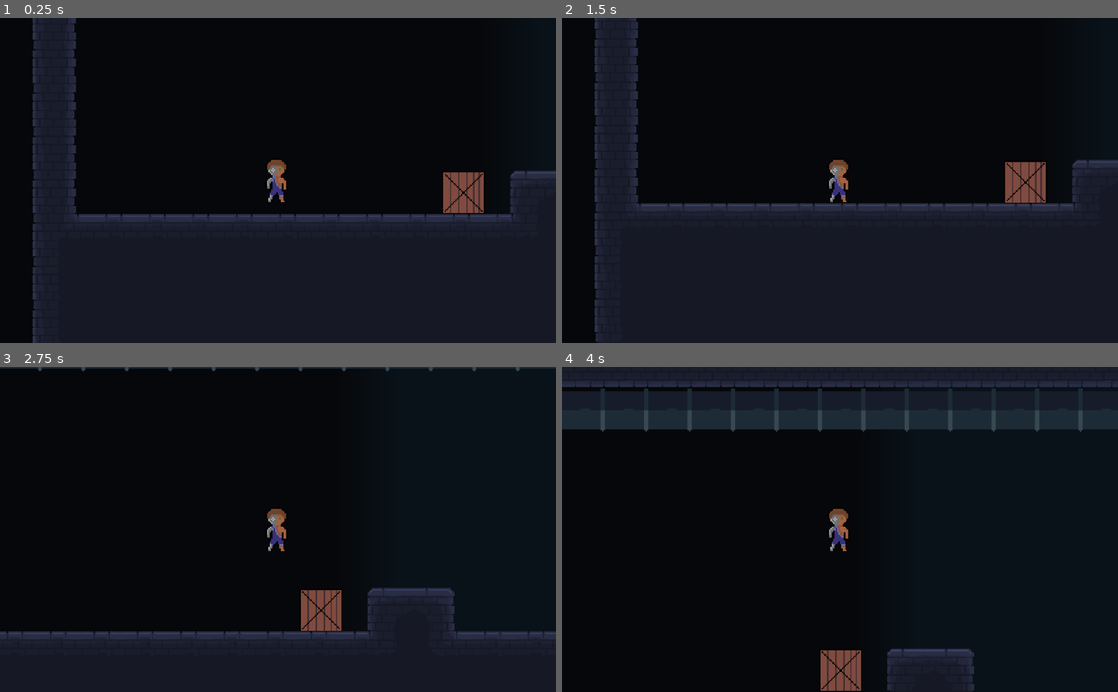
Above: before the commit, frames 1-4 (two rows, left to right).
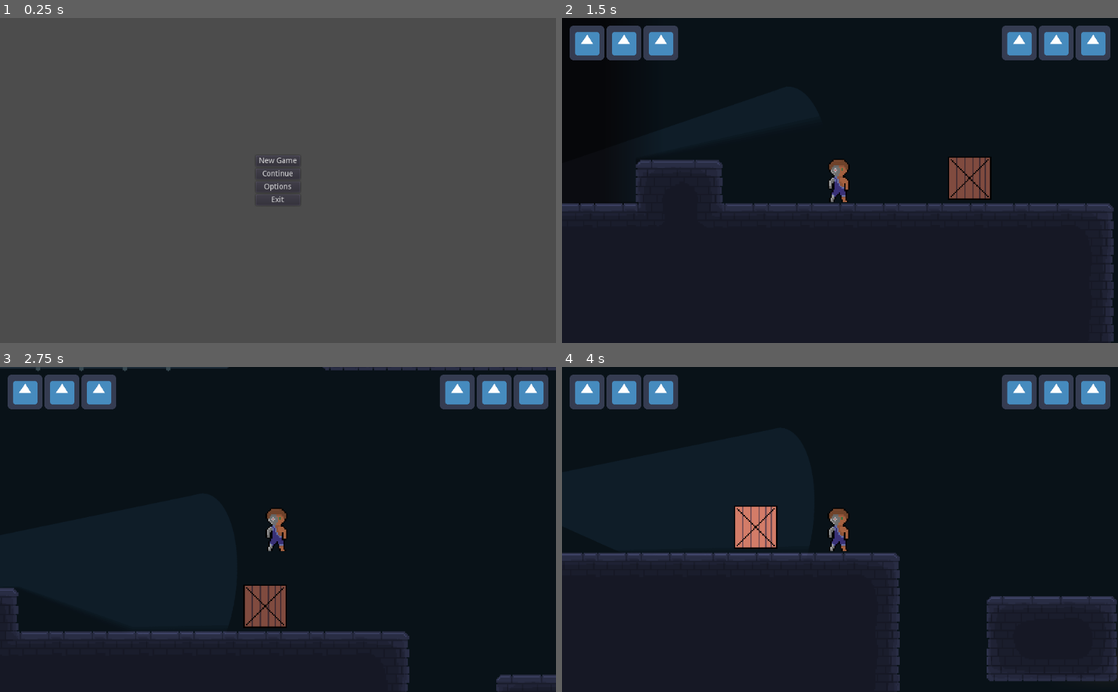
Above: after the commit, the same moments.

Repository: MyNameIsntBob/Lab12b
Game: Godot game, scene res://Scenes/MainMenu.tscn
Same seed, same stepped clock (60 frames per second), same inputs: the game is played once before the commit and once after it. Before the commit the project starts from res://Scenes/Main.tscn. The engine's default icon, where the game draws it, is replaced by a stand-in: a white triangle on a blue panel in a dark square.
Inputs (mouse positions are in pixels of both pictures, inside the frame that each line leads up to):
- Up to frame 1 (0.25 s): no input
- Up to frame 2 (1.5 s): click (840, 187) at 0.5 s, where only the run after the commit has a clickable "Options"; click (840, 161) at 1.25 s, where only the run after the commit has a clickable "New Game"
- Up to frame 3 (2.75 s): hold Right (ui_right) from 2.03 s (still down); hold Space (ui_jump) from 2.03 s (still down); tap E (ui_interact) at 2.1 s
- Up to frame 4 (4 s): release Space (ui_jump) at 2.78 s; tap Space (ui_jump) at 2.85, 3.02, 3.32 s; tap E (ui_interact) at 3.05, 3.6 s; release Right (ui_right) at 3.53 s; hold Left (ui_left) from 3.53 s (still down); hold Space (ui_jump) from 3.53 s (still down)

The runs differ from the first frame. In frame 1, 100% of the frame differs, in the area x 0-100%, y 0-100%; in frame 2, 17%; in frame 3, 21%; in frame 4, 52%.

Commit message:
adding saving system, ui, power unlocking

Diff:
--- a/Prefabs/Bullet.tscn
+++ b/Prefabs/Bullet.tscn
@@ -3,11 +3,12 @@
 [ext_resource path="res://Art/grappleLine.png" type="Texture" id=1]
 [ext_resource path="res://Scripts/Bullet.gd" type="Script" id=2]
 
-
 [sub_resource type="RectangleShape2D" id=1]
 extents = Vector2( 7.9375, 0.46875 )
 
 [node name="KinematicBody2D" type="KinematicBody2D"]
+collision_layer = 0
+collision_mask = 36
 script = ExtResource( 2 )
 
 [node name="CollisionShape2D" type="CollisionShape2D" parent="."]
--- a/Prefabs/Enemy.tscn
+++ b/Prefabs/Enemy.tscn
@@ -9,8 +9,8 @@
 
 [node name="Enemy" type="KinematicBody2D"]
 scale = Vector2( 0.4, 0.4 )
-collision_layer = 4
-collision_mask = 5
+collision_layer = 64
+collision_mask = 33
 script = ExtResource( 2 )
 
 [node name="CollisionShape2D" type="CollisionShape2D" parent="."]
@@ -24,7 +24,7 @@
 [node name="Area2D" type="Area2D" parent="FlashLight"]
 visible = false
 collision_layer = 4
-collision_mask = 4
+collision_mask = 32
 
 [node name="CollisionPolygon2D" type="CollisionPolygon2D" parent="FlashLight/Area2D"]
 polygon = PoolVector2Array( 10.6032, -11.0395, 503.488, -177.285, 563.162, 0.426445, 502.097, 161.737, 10.6032, 8.62693 )
--- a/Prefabs/Crate.tscn
+++ b/Prefabs/Interactable/Crate.tscn
@@ -1,6 +1,7 @@
-[gd_scene load_steps=3 format=2]
+[gd_scene load_steps=4 format=2]
 
 [ext_resource path="res://Art/crate.png" type="Texture" id=1]
+[ext_resource path="res://Scripts/Interactable/Crate.gd" type="Script" id=2]
 
 [sub_resource type="RectangleShape2D" id=1]
 
@@ -8,6 +9,7 @@
 z_index = -1
 collision_layer = 2147483656
 collision_mask = 0
+script = ExtResource( 2 )
 
 [node name="CollisionShape2D" type="CollisionShape2D" parent="."]
 shape = SubResource( 1 )
--- /dev/null
+++ b/Prefabs/Interactable/Powerup.tscn
@@ -0,0 +1,18 @@
+[gd_scene load_steps=4 format=2]
+
+[ext_resource path="res://Scripts/Powerup.gd" type="Script" id=1]
+[ext_resource path="res://Art/icon.png" type="Texture" id=2]
+
+[sub_resource type="CircleShape2D" id=1]
+
+[node name="Powerup" type="StaticBody2D"]
+collision_layer = 8
+collision_mask = 0
+script = ExtResource( 1 )
+
+[node name="CollisionShape2D" type="CollisionShape2D" parent="."]
+shape = SubResource( 1 )
+
+[node name="Sprite" type="Sprite" parent="."]
+scale = Vector2( 0.2, 0.25 )
+texture = ExtResource( 2 )
--- /dev/null
+++ b/Prefabs/Interactable/Save.tscn
@@ -0,0 +1,20 @@
+[gd_scene load_steps=4 format=2]
+
+[ext_resource path="res://Art/icon.png" type="Texture" id=1]
+[ext_resource path="res://Scripts/Interactable/Save.gd" type="Script" id=2]
+
+[sub_resource type="RectangleShape2D" id=1]
+extents = Vector2( 31.6604, 32.0977 )
+
+[node name="Save" type="StaticBody2D"]
+collision_layer = 8
+collision_mask = 0
+script = ExtResource( 2 )
+
+[node name="Sprite" type="Sprite" parent="."]
+scale = Vector2( 0.5, 1 )
+texture = ExtResource( 1 )
+
+[node name="CollisionShape2D" type="CollisionShape2D" parent="."]
+scale = Vector2( 0.5, 1 )
+shape = SubResource( 1 )
--- a/Prefabs/Player.tscn
+++ b/Prefabs/Player.tscn
@@ -1,7 +1,8 @@
-[gd_scene load_steps=6 format=2]
+[gd_scene load_steps=7 format=2]
 
 [ext_resource path="res://Art/cyborge01.png" type="Texture" id=1]
 [ext_resource path="res://Scripts/Player.gd" type="Script" id=2]
+[ext_resource path="res://Prefabs/UI/Main.tscn" type="PackedScene" id=3]
 
 [sub_resource type="RectangleShape2D" id=1]
 extents = Vector2( 9.59258, 16.9279 )
@@ -10,11 +11,10 @@
 extents = Vector2( 5.80696, 5.75318 )
 
 [sub_resource type="CircleShape2D" id=3]
-radius = 42.4729
+radius = 31.7719
 
 [node name="Player" type="KinematicBody2D"]
-collision_layer = 4
-collision_mask = 3
+collision_layer = 32
 script = ExtResource( 2 )
 
 [node name="CollisionShape2D" type="CollisionShape2D" parent="."]
@@ -60,6 +60,8 @@
 
 [node name="CollisionShape2D" type="CollisionShape2D" parent="Interactable"]
 shape = SubResource( 3 )
+
+[node name="Ui" parent="." instance=ExtResource( 3 )]
 [connection signal="body_entered" from="leftArea" to="." method="_on_leftArea_body_entered"]
 [connection signal="body_exited" from="leftArea" to="." method="_on_leftArea_body_exited"]
 [connection signal="body_entered" from="rightArea" to="." method="_on_rightArea_body_entered"]
--- /dev/null
+++ b/Prefabs/Smoke.tscn
@@ -0,0 +1,21 @@
+[gd_scene load_steps=4 format=2]
+
+[ext_resource path="res://Art/icon.png" type="Texture" id=1]
+[ext_resource path="res://Scripts/Smoke.gd" type="Script" id=2]
+
+[sub_resource type="CircleShape2D" id=1]
+radius = 40.8229
+
+[node name="Smoke" type="Area2D"]
+z_index = 10
+collision_layer = 16
+collision_mask = 36
+script = ExtResource( 2 )
+
+[node name="Sprite" type="Sprite" parent="."]
+texture = ExtResource( 1 )
+
+[node name="CollisionShape2D" type="CollisionShape2D" parent="."]
+shape = SubResource( 1 )
+[connection signal="body_entered" from="." to="." method="_on_Smoke_body_entered"]
+[connection signal="body_exited" from="." to="." method="_on_Smoke_body_exited"]
--- /dev/null
+++ b/Prefabs/UI/Ammo.tscn
@@ -0,0 +1,30 @@
+[gd_scene load_steps=3 format=2]
+
+[ext_resource path="res://Art/icon.png" type="Texture" id=1]
+[ext_resource path="res://Scripts/UI/Ammo.gd" type="Script" id=2]
+
+
+[node name="Ammo" type="HBoxContainer"]
+anchor_right = 1.0
+anchor_bottom = 1.0
+script = ExtResource( 2 )
+__meta__ = {
+"_edit_use_anchors_": false
+}
+
+[node name="heart1" type="TextureRect" parent="."]
+margin_right = 64.0
+margin_bottom = 600.0
+texture = ExtResource( 1 )
+
+[node name="heart2" type="TextureRect" parent="."]
+margin_left = 68.0
+margin_right = 132.0
+margin_bottom = 600.0
+texture = ExtResource( 1 )
+
+[node name="heart3" type="TextureRect" parent="."]
+margin_left = 136.0
+margin_right = 200.0
+margin_bottom = 600.0
+texture = ExtResource( 1 )
--- /dev/null
+++ b/Prefabs/UI/Health.tscn
@@ -0,0 +1,30 @@
+[gd_scene load_steps=3 format=2]
+
+[ext_resource path="res://Art/icon.png" type="Texture" id=1]
+[ext_resource path="res://Scripts/UI/Health.gd" type="Script" id=2]
+
+
+[node name="Health" type="HBoxContainer"]
+anchor_right = 1.0
+anchor_bottom = 1.0
+script = ExtResource( 2 )
+__meta__ = {
+"_edit_use_anchors_": false
+}
+
+[node name="heart1" type="TextureRect" parent="."]
+margin_right = 64.0
+margin_bottom = 600.0
+texture = ExtResource( 1 )
+
+[node name="heart2" type="TextureRect" parent="."]
+margin_left = 68.0
+margin_right = 132.0
+margin_bottom = 600.0
+texture = ExtResource( 1 )
+
+[node name="heart3" type="TextureRect" parent="."]
+margin_left = 136.0
+margin_right = 200.0
+margin_bottom = 600.0
+texture = ExtResource( 1 )
--- /dev/null
+++ b/Prefabs/UI/Main.tscn
@@ -0,0 +1,64 @@
+[gd_scene load_steps=3 format=2]
+
+[ext_resource path="res://Prefabs/UI/Health.tscn" type="PackedScene" id=1]
+[ext_resource path="res://Prefabs/UI/Ammo.tscn" type="PackedScene" id=2]
+
+[node name="Ui" type="Control"]
+anchor_right = 1.0
+anchor_bottom = 1.0
+__meta__ = {
+"_edit_use_anchors_": false
+}
+
+[node name="CanvasLayer" type="CanvasLayer" parent="."]
+
+[node name="VBoxContainer" type="VBoxContainer" parent="CanvasLayer"]
+anchor_right = 1.0
+anchor_bottom = 1.0
+__meta__ = {
+"_edit_use_anchors_": false
+}
+
+[node name="MarginContainer" type="MarginContainer" parent="CanvasLayer/VBoxContainer"]
+margin_right = 1024.0
+margin_bottom = 10.0
+rect_min_size = Vector2( 0, 10 )
+
+[node name="HBoxContainer" type="HBoxContainer" parent="CanvasLayer/VBoxContainer"]
+margin_top = 14.0
+margin_right = 1024.0
+margin_bottom = 78.0
+__meta__ = {
+"_edit_use_anchors_": false
+}
+
+[node name="MarginContainer" type="MarginContainer" parent="CanvasLayer/VBoxContainer/HBoxContainer"]
+margin_right = 10.0
+margin_bottom = 64.0
+rect_min_size = Vector2( 10, 0 )
+
+[node name="Health" parent="CanvasLayer/VBoxContainer/HBoxContainer" instance=ExtResource( 1 )]
+anchor_right = 0.0
+anchor_bottom = 0.0
+margin_left = 14.0
+margin_right = 214.0
+margin_bottom = 64.0
+
+[node name="MarginContainer2" type="MarginContainer" parent="CanvasLayer/VBoxContainer/HBoxContainer"]
+margin_left = 218.0
+margin_right = 806.0
+margin_bottom = 64.0
+size_flags_horizontal = 3
+
+[node name="Ammo" parent="CanvasLayer/VBoxContainer/HBoxContainer" instance=ExtResource( 2 )]
+anchor_right = 0.0
+anchor_bottom = 0.0
+margin_left = 810.0
+margin_right = 1010.0
+margin_bottom = 64.0
+
+[node name="MarginContainer3" type="MarginContainer" parent="CanvasLayer/VBoxContainer/HBoxContainer"]
+margin_left = 1014.0
+margin_right = 1024.0
+margin_bottom = 64.0
+rect_min_size = Vector2( 10, 0 )
--- a/Scenes/Main.tscn
+++ b/Scenes/Main.tscn
@@ -1,12 +1,15 @@
-[gd_scene load_steps=109 format=2]
-
-[ext_resource path="res://Prefabs/Crate.tscn" type="PackedScene" id=1]
+[gd_scene load_steps=112 format=2]
+
+[ext_resource path="res://Prefabs/Interactable/Crate.tscn" type="PackedScene" id=1]
 [ext_resource path="res://Prefabs/Player.tscn" type="PackedScene" id=2]
 [ext_resource path="res://Art/icon.png" type="Texture" id=3]
 [ext_resource path="res://Prefabs/Enemy.tscn" type="PackedScene" id=4]
 [ext_resource path="res://Art/LargeBrickTileMap.png" type="Texture" id=5]
 [ext_resource path="res://Art/Pipes.png" type="Texture" id=6]
 [ext_resource path="res://Scripts/Pathfinder.gd" type="Script" id=7]
+[ext_resource path="res://Prefabs/Interactable/Save.tscn" type="PackedScene" id=8]
+[ext_resource path="res://Scripts/Master.gd" type="Script" id=9]
+[ext_resource path="res://Prefabs/Interactable/Powerup.tscn" type="PackedScene" id=10]
 
 [sub_resource type="ConvexPolygonShape2D" id=1]
 points = PoolVector2Array( 0, 0, 32, 0, 32, 32, 0, 32 )
@@ -670,6 +673,7 @@
 0/z_index = 0
 
 [node name="Master" type="Node2D"]
+script = ExtResource( 9 )
 
 [node name="PathFinder" type="Node2D" parent="."]
 script = ExtResource( 7 )
@@ -680,6 +684,9 @@
 scale = Vector2( 43.6234, 17.3361 )
 z_index = -2
 texture = ExtResource( 3 )
+__meta__ = {
+"_edit_lock_": true
+}
 
 [node name="Pipes" type="TileMap" parent="."]
 tile_set = SubResource( 6 )
@@ -695,9 +702,8 @@
 tile_data = PoolIntArray( -393207, 0, 0, -393206, 0, 1, -393205, 0, 1, -393204, 0, 1, -393203, 0, 2, -262146, 0, 131076 …(6217 unchanged characters)…
 
 [node name="Player" parent="." instance=ExtResource( 2 )]
-position = Vector2( 116.982, 46.1518 )
-collision_layer = 2147483652
-collision_mask = 1
+position = Vector2( 440.982, 82.1518 )
+z_index = 1
 
 [node name="Camera2D" type="Camera2D" parent="Player"]
 current = true
@@ -707,21 +713,31 @@
 }
 
 [node name="Enemy" parent="." instance=ExtResource( 4 )]
-position = Vector2( 445.019, 62.628 )
+position = Vector2( 185.019, 76.128 )
 
 [node name="Patrol" type="Node" parent="Enemy"]
 
 [node name="Position4" type="Position2D" parent="Enemy/Patrol"]
-position = Vector2( 389.901, 80.4636 )
+position = Vector2( 375.901, 80.4636 )
 
 [node name="Position2" type="Position2D" parent="Enemy/Patrol"]
-position = Vector2( 1061.1, 209.97 )
+position = Vector2( 586.1, 80.97 )
 
 [node name="Box1" parent="." instance=ExtResource( 1 )]
-position = Vector2( 253.758, 80.3122 )
+position = Vector2( 533.758, 77.3122 )
 
 [node name="Box3" parent="." instance=ExtResource( 1 )]
 position = Vector2( 1717.55, 208.758 )
 
 [node name="Box2" parent="." instance=ExtResource( 1 )]
 position = Vector2( 372.626, 559.994 )
+
+[node name="Save2" parent="." instance=ExtResource( 8 )]
+position = Vector2( 1564.21, 191.896 )
+
+[node name="Save" parent="." instance=ExtResource( 8 )]
+position = Vector2( 9.70135, 64.585 )
+
+[node name="Powerup" parent="." instance=ExtResource( 10 )]
+position = Vector2( 1446.04, 191.659 )
+id = 3
--- /dev/null
+++ b/Scenes/MainMenu.tscn
@@ -0,0 +1,77 @@
+[gd_scene load_steps=2 format=2]
+
+[ext_resource path="res://Scripts/UI/MainMenu.gd" type="Script" id=1]
+
+[node name="MainMenu" type="Control"]
+anchor_right = 1.0
+anchor_bottom = 1.0
+script = ExtResource( 1 )
+__meta__ = {
+"_edit_use_anchors_": false
+}
+
+[node name="CanvasLayer" type="CanvasLayer" parent="."]
+
+[node name="Main" type="HBoxContainer" parent="CanvasLayer"]
+anchor_right = 1.0
+anchor_bottom = 1.0
+size_flags_horizontal = 3
+size_flags_vertical = 3
+__meta__ = {
+"_edit_use_anchors_": false
+}
+
+[node name="MarginContainer" type="MarginContainer" parent="CanvasLayer/Main"]
+margin_right = 467.0
+margin_bottom = 600.0
+size_flags_horizontal = 3
+
+[node name="VBoxContainer" type="VBoxContainer" parent="CanvasLayer/Main"]
+margin_left = 471.0
+margin_right = 553.0
+margin_bottom = 600.0
+
+[node name="MarginContainer" type="MarginContainer" parent="CanvasLayer/Main/VBoxContainer"]
+margin_right = 82.0
+margin_bottom = 250.0
+size_flags_vertical = 3
+
+[node name="New" type="Button" parent="CanvasLayer/Main/VBoxContainer"]
+margin_top = 254.0
+margin_right = 82.0
+margin_bottom = 274.0
+text = "New Game"
+
+[node name="Continue" type="Button" parent="CanvasLayer/Main/VBoxContainer"]
+margin_top = 278.0
+margin_right = 82.0
+margin_bottom = 298.0
+text = "Continue"
+
+[node name="Options" type="Button" parent="CanvasLayer/Main/VBoxContainer"]
+margin_top = 302.0
+margin_right = 82.0
+margin_bottom = 322.0
+text = "Options"
+
+[node name="Exit" type="Button" parent="CanvasLayer/Main/VBoxContainer"]
+margin_top = 326.0
+margin_right = 82.0
+margin_bottom = 346.0
+text = "Exit"
+
+[node name="MarginContainer2" type="MarginContainer" parent="CanvasLayer/Main/VBoxContainer"]
+margin_top = 350.0
+margin_right = 82.0
+margin_bottom = 600.0
+size_flags_vertical = 3
+
+[node name="MarginContainer2" type="MarginContainer" parent="CanvasLayer/Main"]
+margin_left = 557.0
+margin_right = 1024.0
+margin_bottom = 600.0
+size_flags_horizontal = 3
+[connection signal="pressed" from="CanvasLayer/Main/VBoxContainer/New" to="." method="_on_New_pressed"]
+[connection signal="pressed" from="CanvasLayer/Main/VBoxContainer/Continue" to="." method="_on_Continue_pressed"]
+[connection signal="pressed" from="CanvasLayer/Main/VBoxContainer/Options" to="." method="_on_Options_pressed"]
+[connection signal="pressed" from="CanvasLayer/Main/VBoxContainer/Exit" to="." method="_on_Exit_pressed"]
--- a/Scripts/Enemy.gd
+++ b/Scripts/Enemy.gd
@@ -53,19 +53,21 @@
 		PATROL:
 			patrol()
 			light2D.color = Color(255, 255, 255)
+			light2D.energy = 0.05
 		ATTACK:
 			attack()
 			light2D.color = Color(255, 0, 0)
+			light2D.energy = 0.1
 		SEARCH:
 			search(delta)
 			light2D.color = Color(255, 100, 0)
+			light2D.energy = 0.08
 
 	if shootTimer >= 0:
 		shootTimer -= delta
 
 	if playerInCone != null:
 		targetPlayer()
-	light2D.energy = 0.1
 
 func goTo(pos):
 	if position.distance_to(pos) <= targetPadding:
--- /dev/null
+++ b/Scripts/Global.gd
@@ -0,0 +1,77 @@
+extends Node
+
+
+# Declare member variables here. Examples:
+# var a = 2
+# var b = "text"
+var save_path = "user://save.dat"
+var gravity
+
+var startPos
+
+var mainScene = 'res://Scenes/Main.tscn'
+var mainMenu = 'res://Scenes/MainMenu.tscn'
+
+enum {
+	GRAPPLE,
+	DOUBLE,
+	DASH,
+	SMOKEBOMB
+}
+
+var powers = {
+	GRAPPLE: false,
+	DOUBLE: false,
+	DASH: false,
+	SMOKEBOMB: false
+}
+
+#onready var root_node = get_tree().get_root().get_node("Master")
+
+func new_game():
+	var dir = Directory.new()
+	dir.remove(save_path)
+	load_game()
+
+func save_data(position):
+
+	var data = {
+		"position": position,
+		"powers": powers,
+		"scene": get_tree().get_current_scene().filename
+	}
+
+	var file = File.new()
+	var error = file.open(save_path, File.WRITE)
+	if error == OK:
+		file.store_var(data)
+		file.close()
+
+func load_game():
+	var file = File.new()
+	if file.file_exists(save_path):
+		var error = file.open(save_path, File.READ)
+		if error == OK:
+			var data = file.get_var()
+			file.close()
+
+#			get_tree().get_current_scene().get_name()
+#			print(data["scene"])
+			get_tree().change_scene(data["scene"])
+			startPos = data['position']
+#			get_tree().get_root().find_node("Player").position = data['position']
+#			get_tree().get_root().get_node('Master').find_node('Player').position = data["position"]
+#			find_node('Player').position = data['position']
+			powers = data["powers"]
+	else:
+		print("going to main scene")
+		get_tree().change_scene(mainScene)
+
+# Called when the node enters the scene tree for the first time.
+#func _ready():
+#	pass
+
+
+# Called every frame. 'delta' is the elapsed time since the previous frame.
+#func _process(delta):
+#	pass
--- /dev/null
+++ b/Scripts/Interactable/Crate.gd
@@ -0,0 +1,19 @@
+extends StaticBody2D
+
+
+# Declare member variables here. Examples:
+# var a = 2
+# var b = "text"
+
+
+# Called when the node enters the scene tree for the first time.
+func _ready():
+	pass # Replace with function body.
+
+
+# Called every frame. 'delta' is the elapsed time since the previous frame.
+#func _process(delta):
+#	pass
+
+func interact(player):
+	player.set_hide(position)
--- /dev/null
+++ b/Scripts/Interactable/Save.gd
@@ -0,0 +1,32 @@
+extends StaticBody2D
+
+
+# Declare member variables here. Examples:
+# var a = 2
+# var b = "text"
+onready var global_vars = get_node('/root/Global')
+
+# Called when the node enters the scene tree for the first time.
+func _ready():
+	pass # Replace with function body.
+
+
+# Called every frame. 'delta' is the elapsed time since the previous frame.
+#func _process(delta):
+#	pass
+
+func interact(player):
+	player.hp = player.maxHp
+	player.ammo = player.maxAmmo
+
+	global_vars.save_data(position)
+
+#	var data = {
+#		"position": position
+#	}
+#
+#	var file = File.new()
+#	var error = file.open(global_vars.save_path, File.WRITE)
+#	if error == OK:
+#		file.store_var(data)
+#		file.close()
--- /dev/null
+++ b/Scripts/Master.gd
@@ -0,0 +1,27 @@
+extends Node2D
+
+
+# Declare member variables here. Examples:
+# var a = 2
+# var b = "text"
+onready var global_vars = get_node('/root/Global')
+
+# Called when the node enters the scene tree for the first time.
+func _ready():
+	if global_vars.startPos:
+		find_node('Player').position = global_vars.startPos
+
+#
+## Called every frame. 'delta' is the elapsed time since the previous frame.
+#func _process(delta):
+#	pass
+#
+#func load_game():
+#	var file = File.new()
+#	if file.file_exists(global_vars.save_path):
+#		var error = file.open(global_vars.save_path, File.READ)
+#		if error == OK:
+#			var player_date = file.get_var()
+#			file.close()
+#
+#			find_node('Player').position = player_date['position']
--- a/Scripts/Player.gd
+++ b/Scripts/Player.gd
@@ -5,9 +5,8 @@
 	PIPECRAWL,
 	GRAPPLING,
 	DEAD,
-	HIDDEN
+	CRATE
 }
-
 # powerups
 # grapple
 # stun grandates
@@ -17,24 +16,33 @@
 # invisibility cloak (maybe)
 
 const GRAPPLE = preload("res://Prefabs/Grapple.tscn")
+const SMOKE = preload("res://Prefabs/Smoke.tscn")
 
 var crawlLeft = false
 var crawlRight = false
 
+var hidden = false
+
 var maxHp = 3
 var hp
 
 var interactable = []
 
 var grapple
+var maxAmmo = 3
+var ammo
 
 var default_layer
+const hidden_layer = 4
+
+onready var global_vars = get_node("/root/Global")
 
 # Called when the node enters the scene tree for the first time.
 func _ready():
 	state = NORMAL
 	default_layer = self.get_collision_layer()
 	hp = maxHp
+	ammo = maxAmmo
 	pass # Replace with function body.
 
 
@@ -49,38 +57,54 @@
 			grappling()
 		DEAD:
 			dead()
-		HIDDEN:
-			hidden()
+		CRATE:
+			crate()
 
 	if hp <= 0:
 		die()
+
+	if hidden:
+		set_collision_layer(hidden_layer)
+	else:
+		set_collision_layer(default_layer)
 
 func interact():
 	var closest
 	var minDist = -1
 	for body in interactable:
-		var dist = self.get_global_position().distance_to(body.get_global_position())
-		if minDist < 0 or minDist < dist:
-			closest = body
+		if body:
+			var dist = self.get_global_position().distance_to(body.get_global_position())
+			if minDist < 0 or minDist < dist:
+				closest = body
 	if closest != null:
-		set_hide(closest.position)
+		closest.interact(self)
 
 	else:
 		print("Nothing to interact with")
 
+func smoke_screen():
+	if !global_vars.powers[global_vars.SMOKEBOMB]:
+		return
+
+	if ammo > 0:
+		var smoke = SMOKE.instance()
+		get_parent().add_child(smoke)
+		smoke.position = position
+		ammo -= 1
+
 func set_hide(location):
 	self.hide()
-	set_collision_layer(0)
 	self.position = location
-	state = HIDDEN
-
-func hidden():
+	state = CRATE
+
+func crate():
 	movement = Vector2(0, 0)
 	canFall = false
+	hidden = true
 	if Input.is_action_just_pressed("ui_interact") or Input.is_action_just_pressed("ui_jump"):
+		hidden = false
 		state = NORMAL
 		self.show()
-		self.set_collision_layer(default_layer)
 
 func die():
 	movement = Vector2(0, 0)
@@ -103,6 +127,9 @@
 		moveRight()
 
 func startGrappling():
+	if !global_vars.powers[global_vars.GRAPPLE]:
+		return
+
 	state=GRAPPLING
 	grapple()
 
@@ -133,6 +160,9 @@
 
 		state = PIPECRAWL
 
+func power_up(id):
+	global_vars.powers[id] = true
+
 func normal(delta):
 	canFall = true
 	if (Input.is_action_just_pressed("ui_up") && grapple == null):
@@ -141,6 +171,9 @@
 	if Input.is_action_just_pressed("ui_interact") and is_on_floor():
 		interact()
 
+	if Input.is_action_just_pressed("ui_down"):
+		smoke_screen()
+
 	movement.x = 0
 
 	if Input.is_action_pressed("ui_right"):
@@ -178,6 +211,6 @@
 
 
 func _on_Interactable_body_exited(body):
-	for i in range(len(interactable)):
+	for i in range(len(interactable) - 1):
 		if interactable[i] == body:
 			interactable.remove(i)
--- /dev/null
+++ b/Scripts/Powerup.gd
@@ -0,0 +1,27 @@
+extends StaticBody2D
+
+
+# Declare member variables here. Examples:
+# var a = 2
+# var b = "text"
+export(int) var id
+#export(str) var image
+
+onready var global_vars = get_node('/root/Global')
+
+# Called when the node enters the scene tree for the first time.
+func _ready():
+	if global_vars.powers[id]:
+		queue_free()
+	pass # Replace with function body.
+
+
+# Called every frame. 'delta' is the elapsed time since the previous frame.
+#func _process(delta):
+#	pass
+
+
+
+func interact(player):
+	player.power_up(id)
+	queue_free()
--- /dev/null
+++ b/Scripts/Smoke.gd
@@ -0,0 +1,31 @@
+extends Area2D
+
+
+# Declare member variables here. Examples:
+# var a = 2
+# var b = "text"
+
+var smoke_diration = 10
+var timer = 0
+var fade_speed = 5
+
+# Called when the node enters the scene tree for the first time.
+func _ready():
+	timer = smoke_diration
+	pass # Replace with function body.
+
+
+# Called every frame. 'delta' is the elapsed time since the previous frame.
+func _process(delta):
+	timer -= delta
+	modulate = Color(1,1,1,timer/smoke_diration)
+	if timer <= 0:
+		queue_free()
+
+
+func _on_Smoke_body_entered(body):
+	body.hidden = true
+
+
+func _on_Smoke_body_exited(body):
+	body.hidden = false
--- /dev/null
+++ b/Scripts/UI/Ammo.gd
@@ -0,0 +1,26 @@
+extends HBoxContainer
+
+
+const hurtColor = Color(0.5,0.5,0.5)
+const normalColor = Color(1,1,1)
+
+onready var player = find_parent('Player')
+
+
+# Called every frame. 'delta' is the elapsed time since the previous frame.
+func _process(delta):
+	$heart1.modulate = normalColor
+	$heart2.modulate = normalColor
+	$heart3.modulate = normalColor
+
+	var hp = player.ammo
+
+	if hp < 3:
+		$heart3.modulate = hurtColor
+		if hp < 2:
+			$heart2.modulate = hurtColor
+			if hp < 1:
+				$heart1.modulate = hurtColor
+
+
+	player.hp
--- /dev/null
+++ b/Scripts/UI/Health.gd
@@ -0,0 +1,30 @@
+extends HBoxContainer
+
+
+# Declare member variables here. Examples:
+# var a = 2
+# var b = "text"
+
+const hurtColor = Color(0.5,0.5,0.5)
+const normalColor = Color(1,1,1)
+
+onready var player = find_parent('Player')
+
+
+# Called every frame. 'delta' is the elapsed time since the previous frame.
+func _process(delta):
+	$heart1.modulate = normalColor
+	$heart2.modulate = normalColor
+	$heart3.modulate = normalColor
+
+	var hp = player.hp
+
+	if hp < 3:
+		$heart3.modulate = hurtColor
+		if hp < 2:
+			$heart2.modulate = hurtColor
+			if hp < 1:
+				$heart1.modulate = hurtColor
+
+
+	player.hp
--- /dev/null
+++ b/Scripts/UI/MainMenu.gd
@@ -0,0 +1,33 @@
+extends Control
+
+
+# Declare member variables here. Examples:
+# var a = 2
+# var b = "text"
+
+onready var global_vars = get_node('/root/Global')
+
+# Called when the node enters the scene tree for the first time.
+func _ready():
+	pass # Replace with function body.
+
+
+# Called every frame. 'delta' is the elapsed time since the previous frame.
+#func _process(delta):
+#	pass
+
+
+func _on_New_pressed():
+	global_vars.new_game()
+
+
+func _on_Continue_pressed():
+	global_vars.load_game()
+
+
+func _on_Options_pressed():
+	pass # Replace with function body.
+
+
+func _on_Exit_pressed():
+	get_tree().quit()
--- a/project.godot
+++ b/project.godot
@@ -16,8 +16,12 @@
 [application]
 
 config/name="Lab 12b"
-run/main_scene="res://Scenes/Main.tscn"
+run/main_scene="res://Scenes/MainMenu.tscn"
 config/icon="res://Art/icon.png"
+
+[autoload]
+
+Global="*res://Scripts/Global.gd"
 
 [input]
 
@@ -66,6 +70,9 @@
 2d_physics/layer_2="Pipes"
 2d_physics/layer_3="Other"
 2d_physics/layer_4="Interactable"
+2d_physics/layer_5="Smoke"
+2d_physics/layer_6="Player"
+2d_physics/layer_7="Enemy"
 
 [rendering]
 
